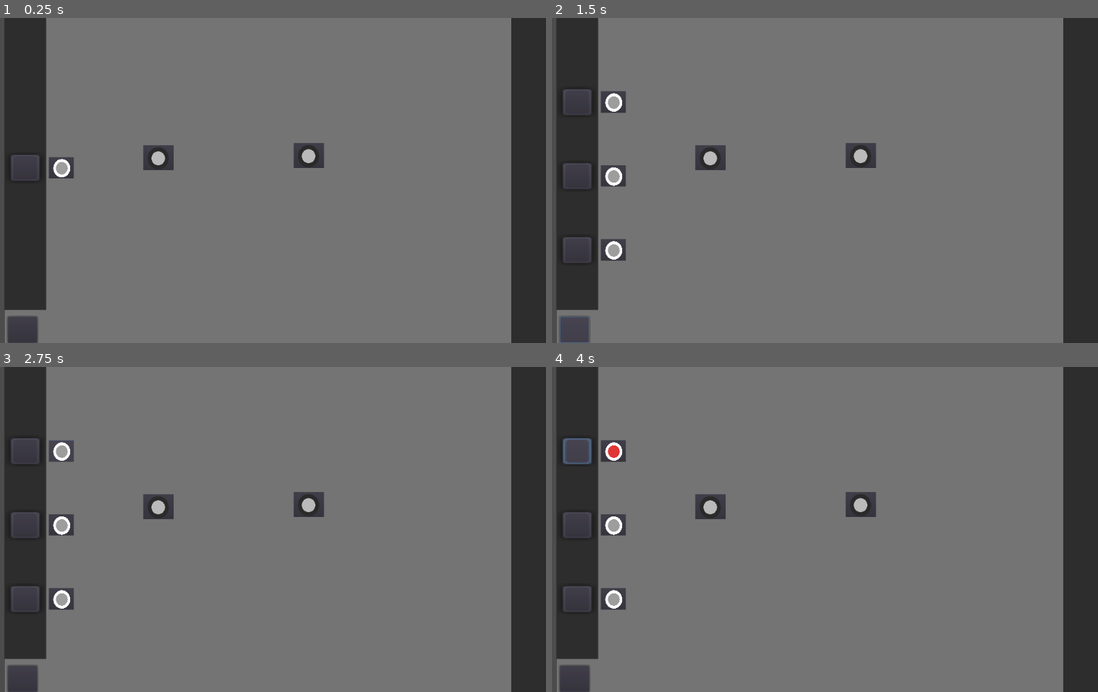
Above: before the commit, frames 1-4 (two rows, left to right).
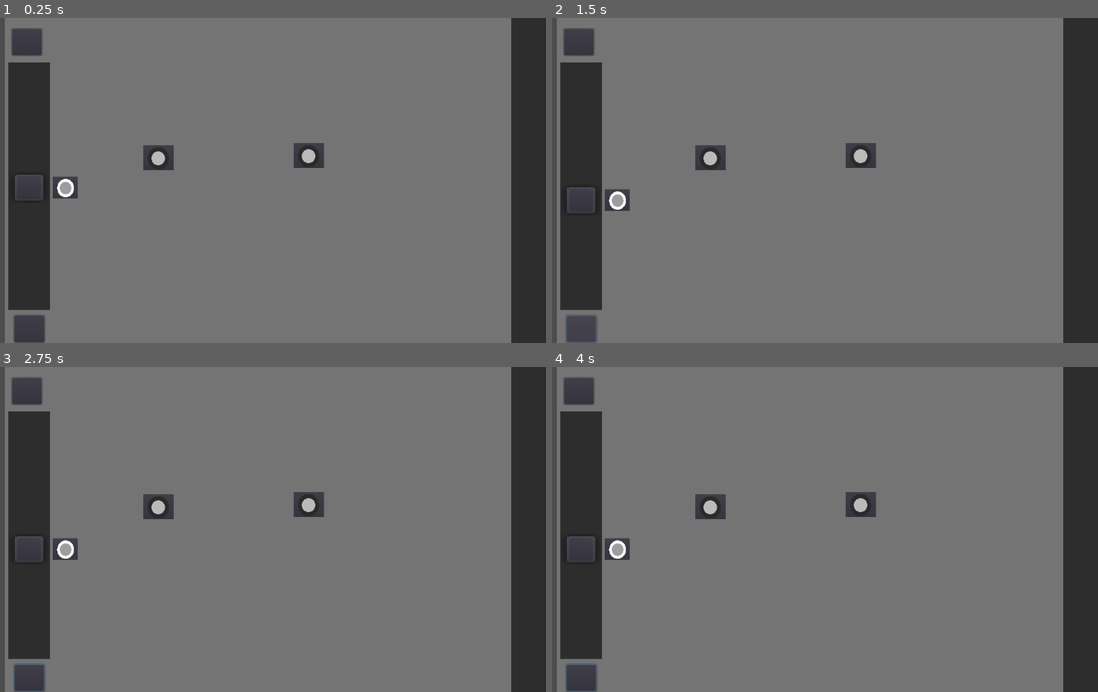
Above: after the commit, the same moments.

Repository: Boyquotes/Logic_Gates
Game: Godot game, scene res://board.tscn
The game is run twice, just before and just after one commit, with the same random seed, the same clock (stepped at 60 frames per second) and the same inputs. This scene is started directly instead of the project's main scene.
Inputs (mouse positions are in pixels of both pictures, inside the frame that each line leads up to; where the layout moved, square brackets give the same spot in the first picture):
- Up to frame 1 (0.25 s): no input
- Up to frame 2 (1.5 s): click (579, 40) [573, 330] at 0.5 s; click (579, 330) at 1.27 s
- Up to frame 3 (2.75 s): click (60, 451) at 2.02 s
- Up to frame 4 (4 s): click (612, 451) at 2.77 s; click (579, 451) at 3.52 s

The runs differ from the first frame. In frame 1, 2.9% of the frame differs, in the area x 0-15%, y 0-100%; in frame 2, 3.9%; in frame 3, 3.8%; in frame 4, 4.1%.

Commit message:
you can now delete input plugs

Diff:
--- a/board.tscn
+++ b/board.tscn
@@ -15,10 +15,10 @@
 }
 
 [node name="input_board" parent="." instance=ExtResource( 2 )]
-margin_left = -1.48358
-margin_top = 0.529182
-margin_right = 75.5164
-margin_bottom = 546.529
+margin_left = 5.65167
+margin_top = 89.7184
+margin_right = 82.6517
+margin_bottom = 546.718
 
 [node name="plug" parent="." instance=ExtResource( 3 )]
 margin_left = 254.51
--- a/input_board.gd
+++ b/input_board.gd
@@ -3,12 +3,7 @@
 var start_template = load("res://start.tscn")
 var num_inputs = 2
 
-func _on_add_pressed():
-	num_inputs += 1
-
-	var new_start = start_template.instance()
-	self.add_child(new_start)
-
+func reposition_buttons():
 	var spacing = self.rect_size.y / num_inputs
 	var y_input = spacing
 
@@ -17,5 +12,18 @@
 			i.set_position(Vector2(9.728, y_input))
 			y_input += spacing
 
+func _on_add_pressed():
+	num_inputs += 1
+
+	var new_start = start_template.instance()
+	self.add_child(new_start)
+	reposition_buttons()
 
 	print(new_start.get_name())
+
+
+func _on_remove_pressed():
+	if num_inputs > 1:
+		self.remove_child(self.get_child(num_inputs))
+		num_inputs -= 1
+		reposition_buttons()
--- a/input_board.tscn
+++ b/input_board.tscn
@@ -5,24 +5,34 @@
 
 [node name="input_board" type="ColorRect"]
 margin_left = 2.0
-margin_top = -15.1892
+margin_top = 74.0
 margin_right = 79.0
-margin_bottom = 530.811
+margin_bottom = 531.0
 color = Color( 0.180392, 0.180392, 0.180392, 1 )
 script = ExtResource( 2 )
 __meta__ = {
 "_edit_use_anchors_": false
 }
 
-[node name="start" parent="." instance=ExtResource( 1 )]
-position = Vector2( 9.7282, 257.683 )
-
 [node name="add" type="Button" parent="."]
-margin_left = 6.11892
-margin_top = 557.546
-margin_right = 61.119
-margin_bottom = 606.546
+margin_left = 7.30813
+margin_top = -62.0313
+margin_right = 62.3082
+margin_bottom = -13.0313
 __meta__ = {
 "_edit_use_anchors_": false
 }
+
+[node name="remove" type="Button" parent="."]
+margin_left = 10.7029
+margin_top = 467.359
+margin_right = 66.7029
+margin_bottom = 517.359
+__meta__ = {
+"_edit_use_anchors_": false
+}
+
+[node name="start" parent="." instance=ExtResource( 1 )]
+position = Vector2( 9.7282, 205.358 )
 [connection signal="pressed" from="add" to="." method="_on_add_pressed"]
+[connection signal="pressed" from="remove" to="." method="_on_remove_pressed"]
